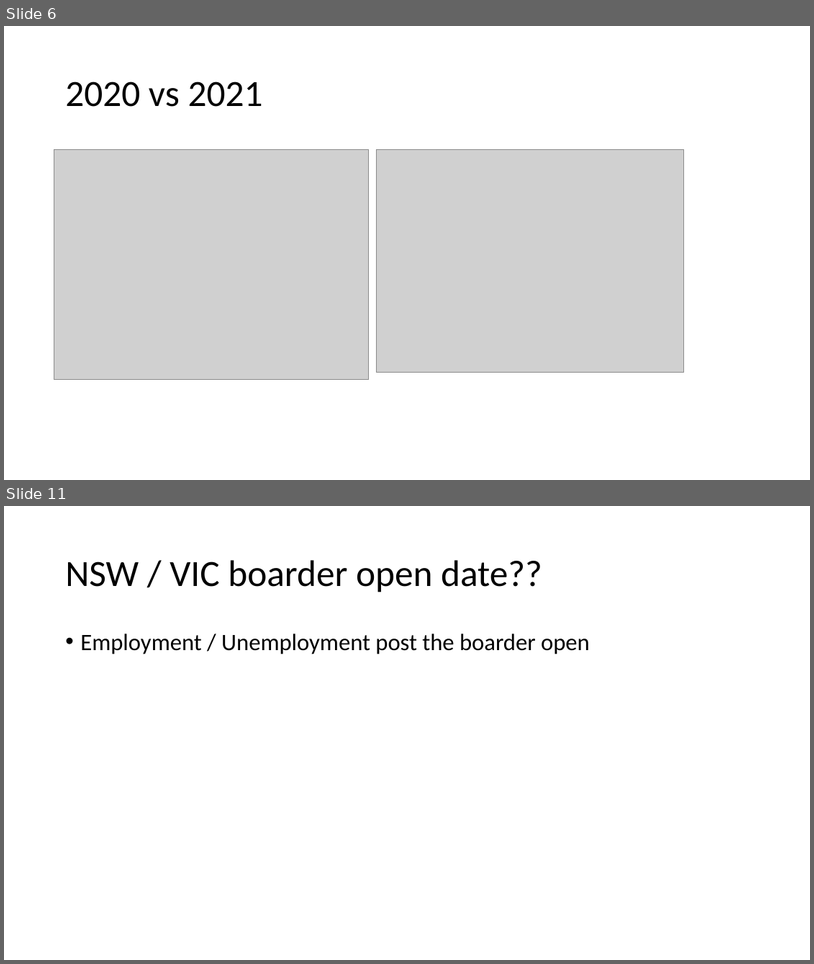
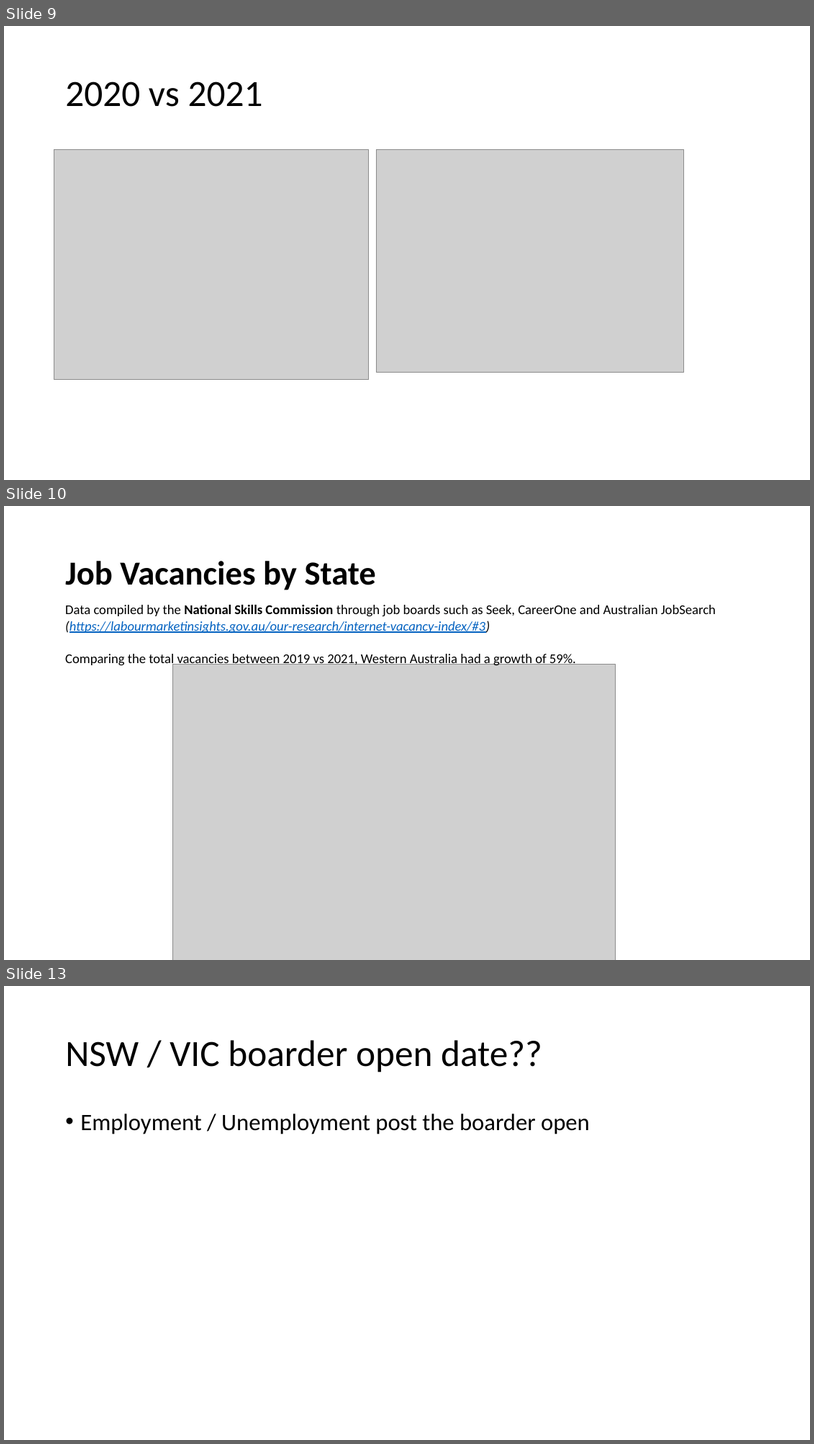
Before and after one commit to CarmenK2/GroupProject1, a slide deck: Presentation_ppt.pptx. Shown one above the other, each under a label of ours: slides 6 and 11 before the commit, slides 9, 10 and 13 after it; the slides between them are not shown. The pictures are 814x964 and 814x1444 pixels, drawn with LibreOffice and Linux fonts; fonts in the diff are those of the drawing; grey boxes stand for pictures. Boxes give left, top, right and bottom in pixels: in the first picture for what was removed or moved away, otherwise in the second. Text is boxed around its words. In the diff, an @@ line names an element or a change of style, - is before the commit and + after.

```diff
--- a/Presentation_ppt.pptx
+++ b/Presentation_ppt.pptx
@@ slide 10 added at [4,506,810,960], background #FFFFFF @@
@@ title added at [65,561,376,590], 40 pt, text #000000, bold @@
+Job Vacancies by State
@@ text added at [65,605,716,667], 16 pt, text #000000 @@
+Data compiled by the National Skills Commission through job boards such as Seek, CareerOne and Australian JobSearch (https://labourmarketinsights.gov.au/our-research/internet-vacancy-index/#3)
+Comparing the total vacancies between 2019 vs 2021, Western Australia had a growth of 59%.
@@ picture added at [172,664,615,960] @@
@@ what was slide 6 is now slide 9 @@
@@ what was slide 11 is now slide 13 @@
```
Also in this commit, not shown: 3 slides changed, 7 other slides added, 6 slides removed, 2 other files.
